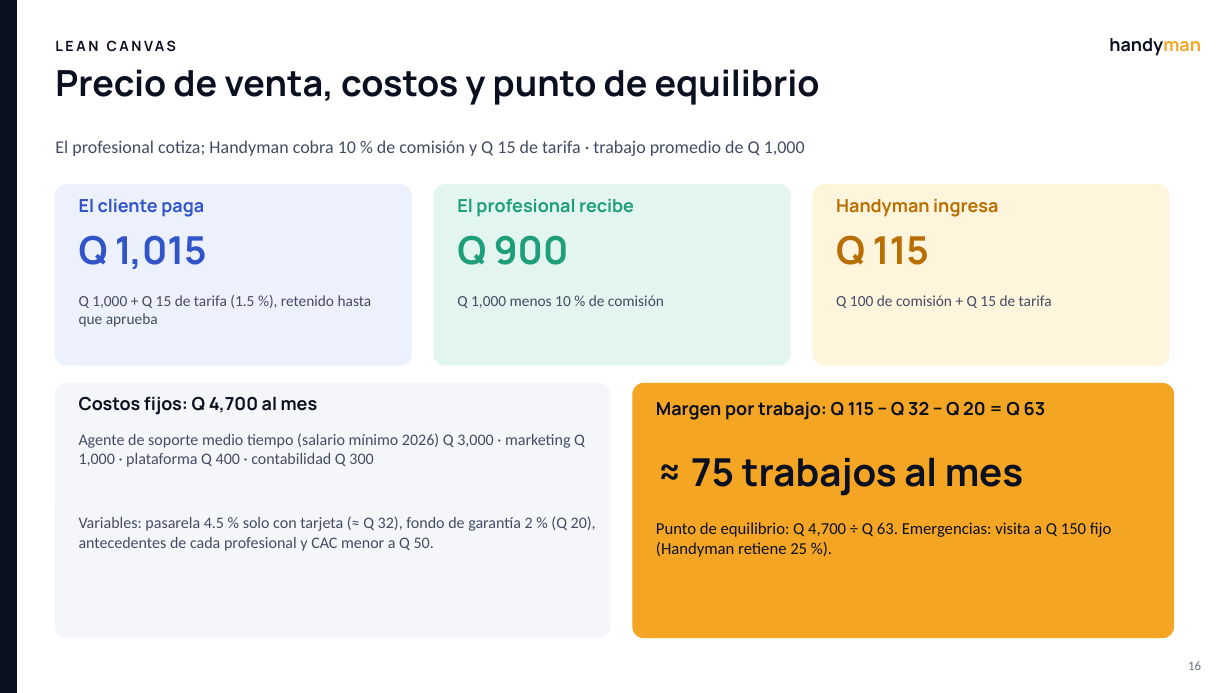
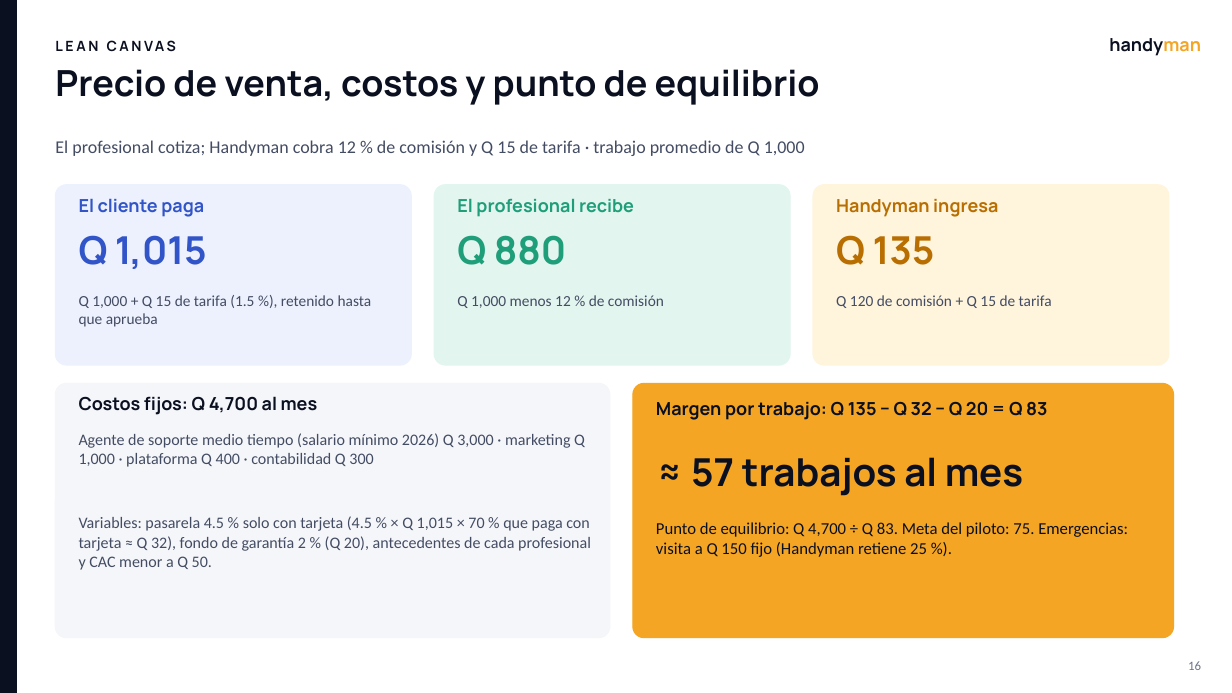
Before and after one commit to matcodez/handyman, a slide deck: slide 16 of docs/Handyman_Presentacion_Final_20.pptx. Drawn at 1232x693 pixels with LibreOffice and Linux fonts; fonts in the diff are those of the drawing. Boxes give left, top, right and bottom in pixels: in the first picture for what was removed or moved away, otherwise in the second. Text is boxed around its words. In the diff, an @@ line names an element or a change of style, - is before the commit and + after.

```diff
--- a/docs/Handyman_Presentacion_Final_20.pptx
+++ b/docs/Handyman_Presentacion_Final_20.pptx
@@ text at <box>55,140,805,156</box>: text changed @@
-El profesional cotiza; Handyman cobra 10 % de comisión y Q 15 de tarifa · trabajo promedio de Q 1,000
+El profesional cotiza; Handyman cobra 12 % de comisión y Q 15 de tarifa · trabajo promedio de Q 1,000
@@ text at <box>457,235,566,265</box>: text changed @@
-Q 900
+Q 880
@@ text at <box>836,235,935,265</box>: text changed @@
-Q 115
+Q 135
@@ text at <box>457,295,664,308</box>: text changed @@
-Q 1,000 menos 10 % de comisión
+Q 1,000 menos 12 % de comisión
@@ text at <box>836,295,1052,308</box>: text changed @@
-Q 100 de comisión + Q 15 de tarifa
+Q 120 de comisión + Q 15 de tarifa
@@ text at <box>656,401,1047,420</box>: text changed @@
-Margen por trabajo: Q 115 − Q 32 − Q 20 = Q 63
+Margen por trabajo: Q 135 − Q 32 − Q 20 = Q 83
@@ text at <box>691,457,1023,496</box>: text changed @@
-≈ 75 trabajos al mes
+≈ 57 trabajos al mes
@@ text at <box>79,516,591,570</box>: text changed @@
-Variables: pasarela 4.5 % solo con tarjeta (≈ Q 32), fondo de garantía 2 % (Q 20), antecedentes de cada profesional y CAC menor a Q 50.
+Variables: pasarela 4.5 % solo con tarjeta (4.5 % × Q 1,015 × 70 % que paga con tarjeta ≈ Q 32), fondo de garantía 2 % (Q 20), antecedentes de cada profesional y CAC menor a Q 50.
@@ text at <box>656,522,1128,557</box>: text changed @@
-Punto de equilibrio: Q 4,700 ÷ Q 63. Emergencias: visita a Q 150 fijo (Handyman retiene 25 %).
+Punto de equilibrio: Q 4,700 ÷ Q 83. Meta del piloto: 75. Emergencias: visita a Q 150 fijo (Handyman retiene 25 %).
```
Also in this commit, not shown: 4 other slides changed, 8 other files.
